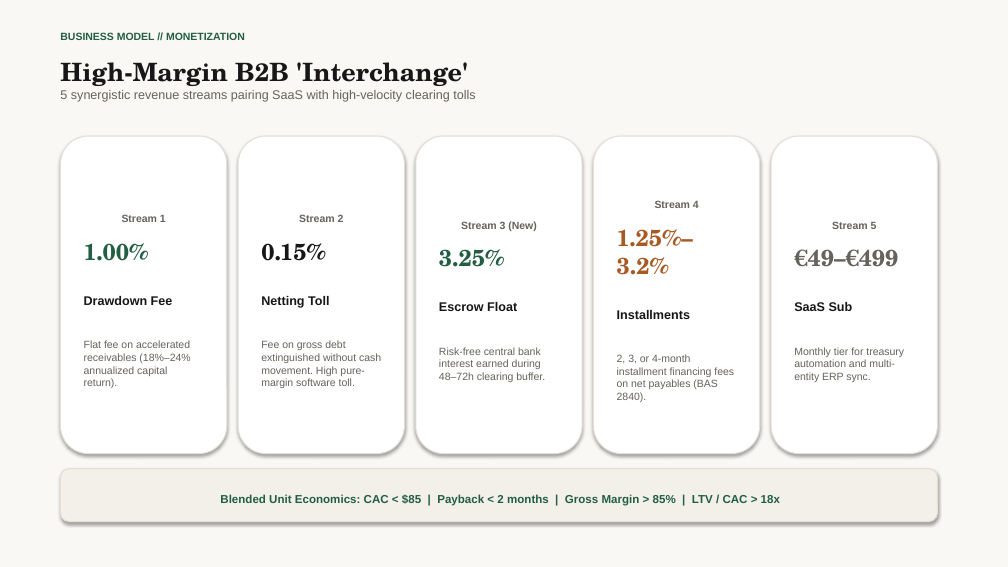
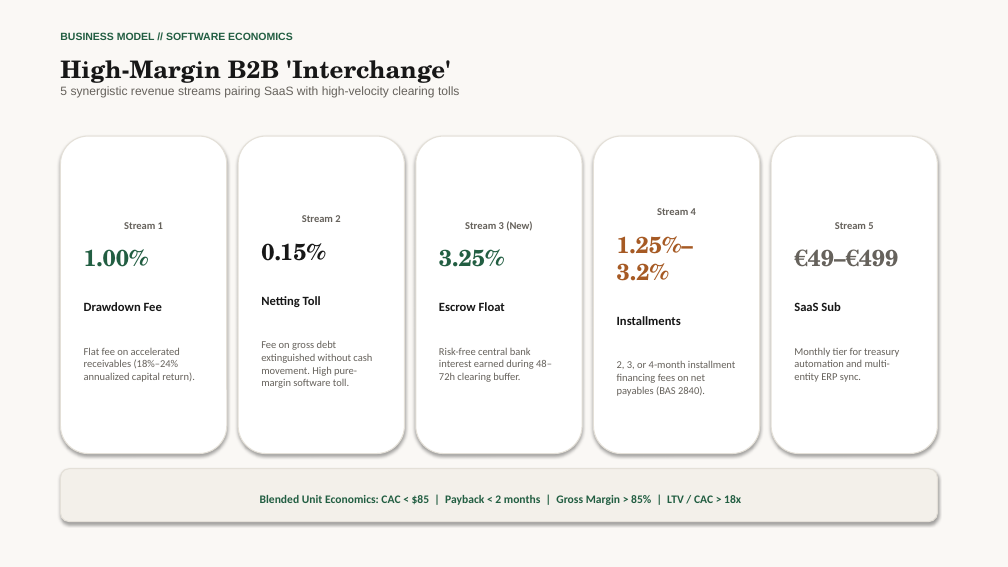
Before and after one commit to howieaccounted/accounted, a slide deck: slide 14 of public/docs/accounted_network_pitch_deck.pptx (slide 13 before the commit). Drawn at 1008x567 pixels with LibreOffice and Linux fonts; fonts in the diff are those of the drawing. Boxes give left, top, right and bottom in pixels: in the first picture for what was removed or moved away, otherwise in the second. Text is boxed around its words. In the diff, an @@ line names an element or a change of style, - is before the commit and + after.

Commit message:
docs(pitch): update 18-slide tier-1 VC pitch deck in HTML, PPTX, and MD

```diff
--- a/public/docs/accounted_network_pitch_deck.pptx
+++ b/public/docs/accounted_network_pitch_deck.pptx
@@ text "High-Margin B2B 'Interchange'" at box(60, 60, 459, 98): size 24 to 23 pt in "High-Margin B2B 'Interchange'"; size 12 to 11.5 pt in "5 synergistic revenue streams pairing SaaS with ..." @@
@@ text at box(60, 32, 293, 40): text changed @@
-BUSINESS MODEL // MONETIZATION
+BUSINESS MODEL // SOFTWARE ECONOMICS
@@ text in rounded rectangle at box(617, 208, 736, 396): font Arial to Calibri in "Stream 4", "Installments", "2, 3, or 4-month installment financing fees ..." @@
@@ text in rounded rectangle at box(84, 222, 195, 382): font Arial to Calibri @@
@@ text in rounded rectangle at box(261, 215, 372, 388): font Arial to Calibri @@
@@ text in rounded rectangle at box(439, 221, 552, 382): font Arial to Calibri @@
@@ text in rounded rectangle at box(794, 222, 899, 382): font Arial to Calibri in "Stream 5", "SaaS Sub", "Monthly tier for treasury automation and multi-entity ..." @@
@@ rounded rectangle "Blended Unit Economics: CAC < ..." at box(60, 469, 938, 522): font Arial to Calibri @@
```
Also in this commit, not shown: 14 other slides changed, 3 slides added, 1 slide removed, 2 other files.
